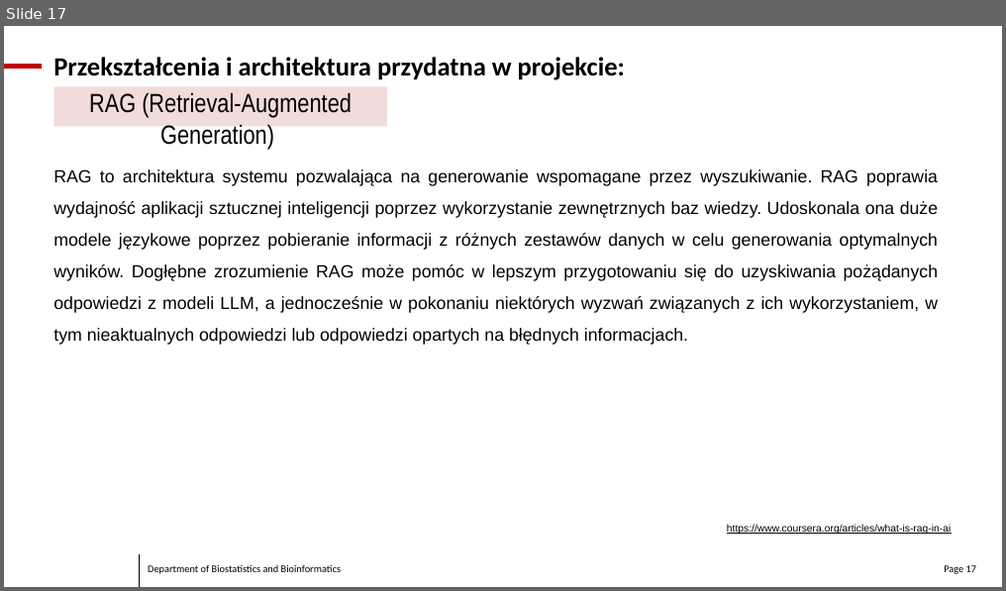
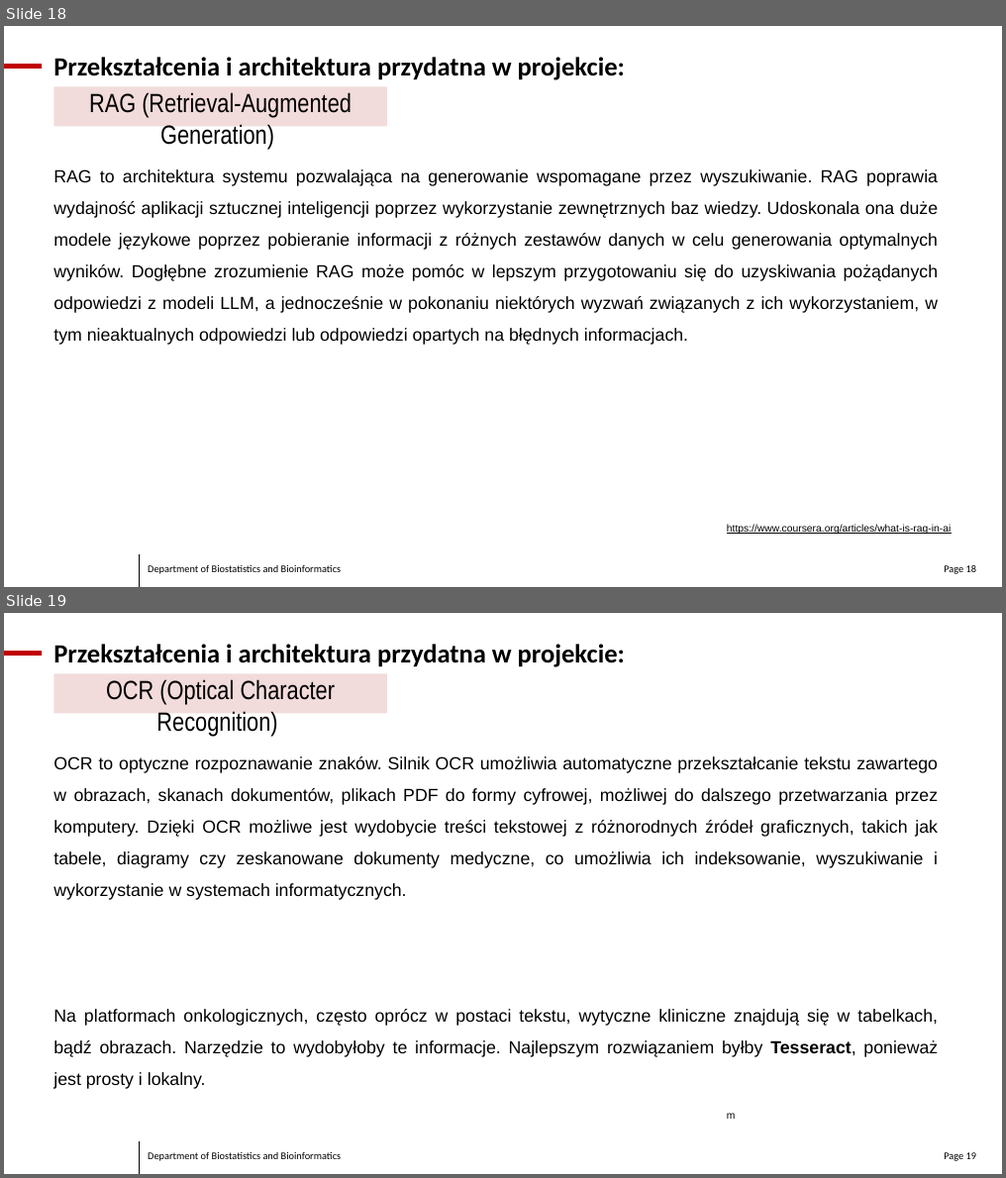
Before and after one commit to dn-dab-nio/ClinicalGuidelineSummary, a slide deck: raport_LLM.pptx. Shown one above the other, each under a label of ours: slide 17 before the commit, slides 18 and 19 after it. The pictures are 1006x591 and 1006x1178 pixels, drawn with LibreOffice and Linux fonts; fonts in the diff are those of the drawing; background and template pictures are left out. Boxes give left, top, right and bottom in pixels: in the first picture for what was removed or moved away, otherwise in the second. Text is boxed around its words. In the diff, an @@ line names an element or a change of style, - is before the commit and + after.

```diff
--- a/raport_LLM.pptx
+++ b/raport_LLM.pptx
@@ slide 19 added at [4,613,1002,1174], background #FFFFFF; not listed: 2 template elements that a slide beside it also shows @@
@@ line added from (42, 654) to (4, 654), #C00000 6 pt @@
@@ title added at [54,644,625,667], 36 pt, text #000000, bold @@
+Przekształcenia i architektura przydatna w projekcie:
@@ rectangle added at [54,673,387,713], fill #F2DCDB, 36 pt, text #000000 @@
+OCR (Optical Character Recognition)
@@ text added at [54,757,938,1089], 24 pt, text #000000 @@
+OCR to optyczne rozpoznawanie znaków. Silnik OCR umożliwia automatyczne przekształcanie tekstu zawartego w obrazach, skanach dokumentów, plikach PDF do formy cyfrowej, możliwej do dalszego przetwarzania przez komputery. Dzięki OCR możliwe jest wydobycie treści tekstowej z różnorodnych źródeł graficznych, takich jak tabele, diagramy czy zeskanowane dokumenty medyczne, co umożliwia ich indeksowanie, wyszukiwanie i wykorzystanie w systemach informatycznych.
+Na platformach onkologicznych, często oprócz w postaci tekstu, wytyczne kliniczne znajdują się w tabelkach, bądź obrazach. Narzędzie to wydobyłoby te informacje. Najlepszym rozwiązaniem byłby Tesseract, ponieważ jest prosty i lokalny.
@@ text added at [727,1113,736,1119], 14 pt, text #000000 @@
+m
@@ page number added at [944,1153,976,1161], 14 pt, text #000000 @@
+Page 19
@@ what was slide 17 is now slide 18 @@
@@ page number at [944,566,976,574]: text changed @@
-Page 17
+Page 18
```
Also in this commit, not shown: 5 slides changed, 3 other slides added, 1 slide removed.
